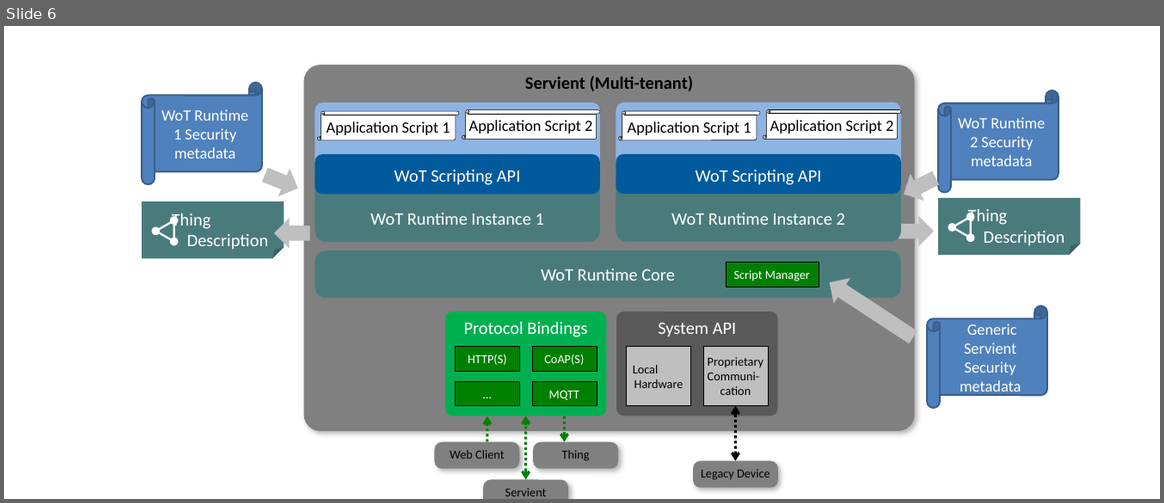
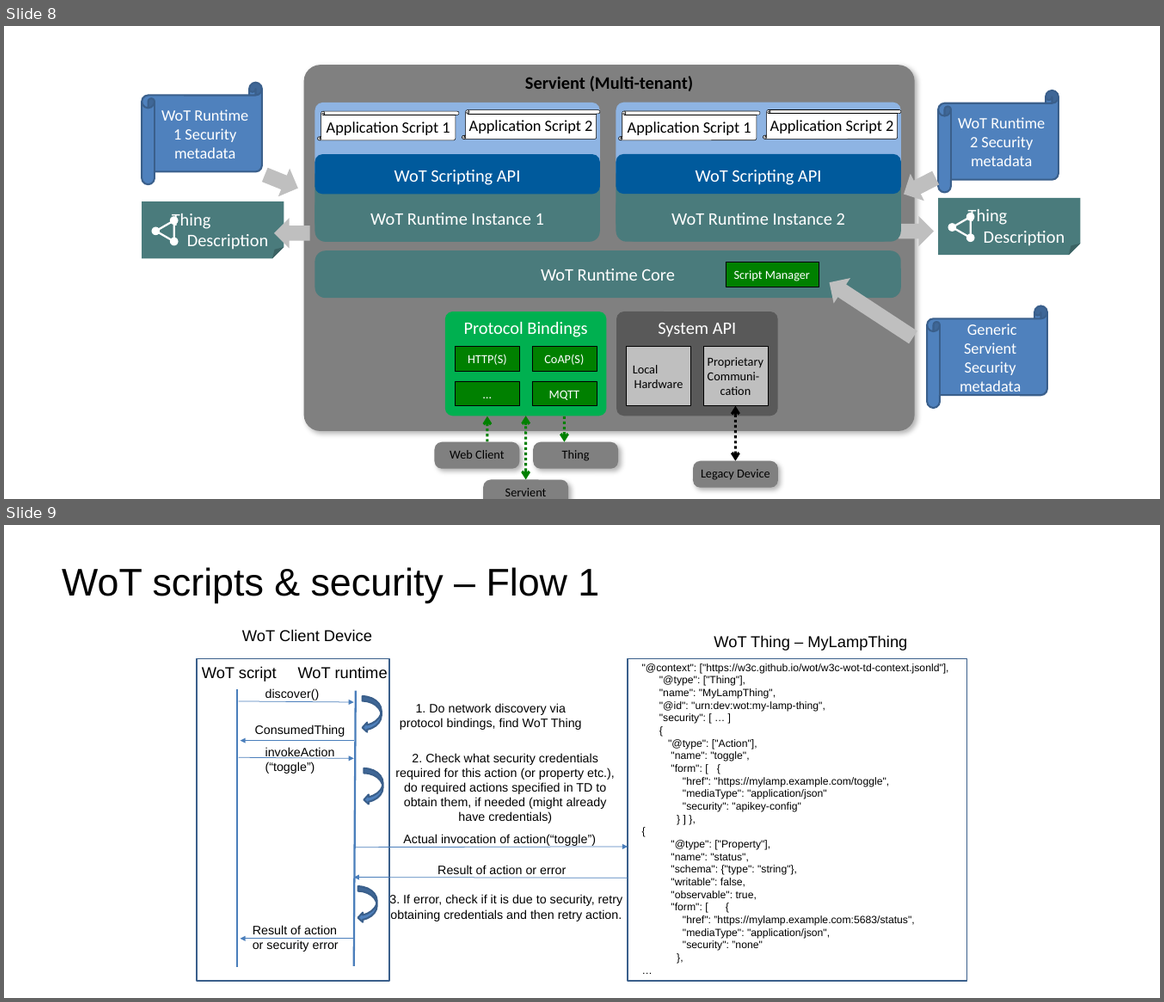
Before and after one commit to w3c/wot-security, a slide deck: images/Security_scenarios.pptx. Shown one above the other, each under a label of ours: slide 6 before the commit, slides 8 and 9 after it. The pictures are 1164x503 and 1164x1002 pixels, drawn with LibreOffice and Linux fonts; fonts in the diff are those of the drawing. Boxes give left, top, right and bottom in pixels: in the first picture for what was removed or moved away, otherwise in the second. Text is boxed around its words. In the diff, an @@ line names an element or a change of style, - is before the commit and + after.

```diff
--- a/images/Security_scenarios.pptx
+++ b/images/Security_scenarios.pptx
@@ slide 9 added at [4,525,1160,998], background #FFFFFF @@
@@ title added at [62,567,599,603], 44 pt, text #000000 @@
+WoT scripts & security – Flow 1
@@ group added at [197,629,967,981]: 14 texts, 6 arrows, 3 curved left arrows, 2 rectangles, 2 lines @@
+WoT Client Device
+WoT Thing – MyLampThing
+WoT script
+WoT runtime
+discover()
+ConsumedThing
+1. Do network discovery via protocol bindings, find WoT Thing
+"@context": ["https://w3c.github.io/wot/w3c-wot-td-context.jsonld"],
+"@type": ["Thing"],
+"name": "MyLampThing",
+"@id": "urn:dev:wot:my-lamp-thing",
+"security": [ … ]
+{
+"@type": ["Action"],
+"name": "toggle",
+"form": [ {
+"href": "https://mylamp.example.com/toggle",
+"mediaType": "application/json"
+"security": "apikey-config"
+} ] },
+{
+"@type": ["Property"],
+"name": "status",
+"schema": {"type": "string"},
+"writable": false,
+"observable": true,
+"form": [ {
+"href": ”https://mylamp.example.com:5683/status",
+"mediaType": "application/json",
+"security": ”none"
+},
+…
+invokeAction(“toggle”)
+2. Check what security credentials required for this action (or property etc.), do required actions specified in TD to obtain them, if needed (might already have credentials)
+Actual invocation of action(“toggle”)
+Result of action or error
+3. If error, check if it is due to security, retry obtaining credentials and then retry action.
+Result of action or security error
@@ what was slide 6 is now slide 8 @@
```
Also in this commit, not shown: 4 slides changed, 2 other slides added, 4 other files.
